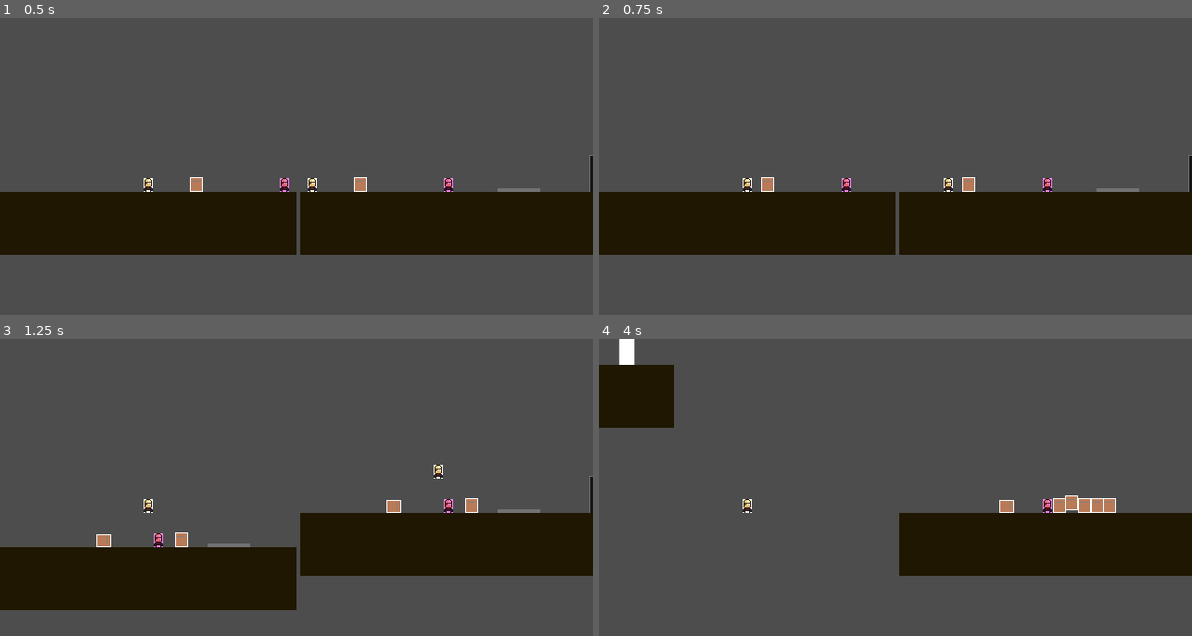
Above: before the commit, frames 1-4 (two rows, left to right).
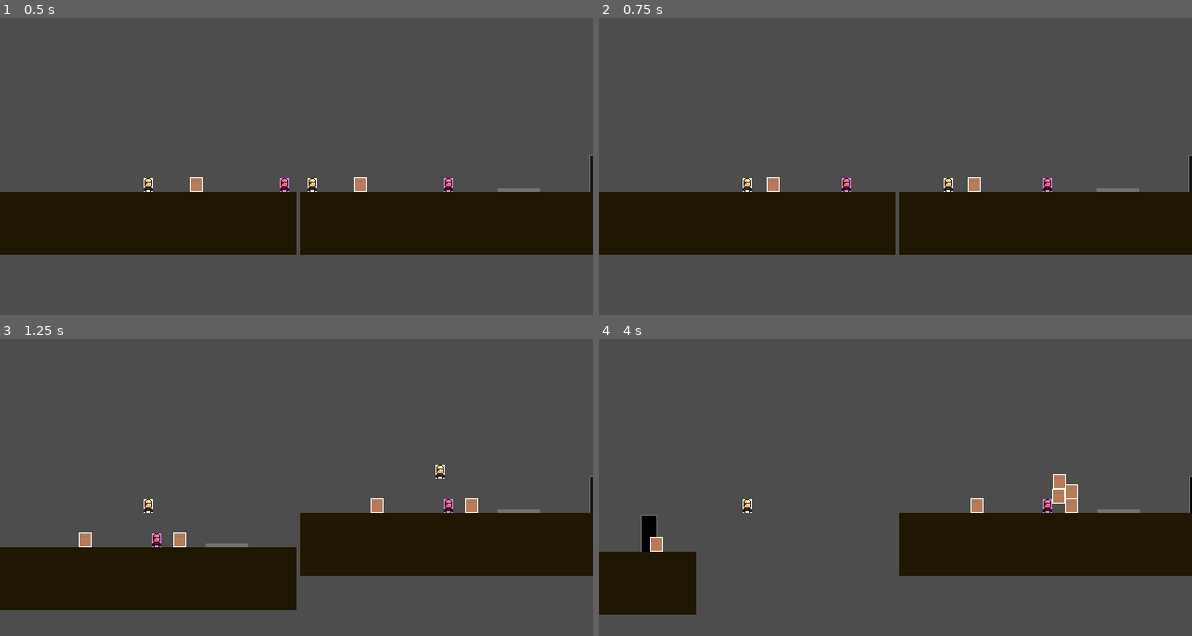
Above: after the commit, the same moments.

Repository: Darr3n2GG/Puzzle-Knights-2P-
Game: Godot game, scene res://Scenes/splitscreen.tscn
Same seed, same stepped clock (60 frames per second), same inputs: the game is played once before the commit and once after it.
Inputs:
- Up to frame 1 (0.5 s): no input
- Up to frame 2 (0.75 s): hold D (1Right) from 0.53 s (still down); tap S (1Attack) at 0.6 s
- Up to frame 3 (1.25 s): keep holding D (1Right); tap W (1Up) at 0.77 s; tap Down (2Place) at 0.8 s
- Up to frame 4 (4 s): tap Down (2Place) at 1.35, 2.3, 2.85, 3.8 s; tap W (1Up) at 1.52, 3.02, 3.77 s; tap S (1Attack) at 1.55, 2.1, 3.05, 3.6 s; release D (1Right) at 2.03 s; hold A (1Left) 2.03-2.78 s; hold D (1Right) from 2.78 s (still down)

Frame 1 is identical in both runs. In frame 2, 0.2% of the frame differs, in the area x 27-65%, y 53-59%; in frame 3, 0.6%; in frame 4, 7.8%, in the area x 0-100%, y 0-93%.

Commit message:
ver 0.27
-fixed issue where dummy script would send debugger msgs stating that they cannot find player hurtbox bc it is queue free'd
- stopped dummy from rotating bc of collision issues

Diff:
--- a/Characters/Players/Player.gd
+++ b/Characters/Players/Player.gd
@@ -5,6 +5,7 @@
 var has_jumped : bool = false
 var placed_block : bool = false
 var direction : int = 1
+var last_detected : Array = []
 const maxcoyotetime : float = 0.2
 const speed : float = 200.0
 const jump_vel : float = -300.0
@@ -46,13 +47,17 @@
 	else:
 		pass
 
+	if controls.player_index == 0 and Input.is_action_just_pressed("1Attack"): #haha bug fixed
+		Attack(1)
+
 	if position.y > 5000:
 		global_position = Vector2(0, 0)
 
 	move_and_slide()
+
 #	update_animation()
-	if controls.player_index == 0 and Input.is_action_just_pressed("1Attack"): #haha bug fixed
-		attack(1)
+
+
 	push_collision()
 
 
@@ -86,15 +91,15 @@
 			var block = load("res://Creature/Dummy.tscn")
 			var block_instance = block.instantiate()
 			block_instance.set_name("block")
-			block_instance.global_position = Vector2(global_position.x + 25 * direction,global_position.y)
+			block_instance.global_position.x = global_position.x + 25 * direction
 			get_owner().add_child(block_instance)
 
 
 
-func attack(attack_damage : int):
-	global.damage = attack_damage #Easier to modify the damage
-	global.knockback = 10 * direction
-	global.p1_attacking = true
+func Attack(attack_damage : int):
+	attack.damage = attack_damage #Easier to modify the damage
+	attack.knockback = 200 * direction
+	attack.p1_attacking = true
 	$Timers/IsAttacking.start() #Currently a place holder code
 
 func _on_player_win(index):
@@ -104,4 +109,4 @@
 #		print("function called")
 
 func _on_is_attacking_timeout():
-	global.p1_attacking = false
+	attack.p1_attacking = false
--- a/Creature/Dummy.gd
+++ b/Creature/Dummy.gd
@@ -7,9 +7,11 @@
 
 
 func _physics_process(_delta):
-	if (weakref(self).get_ref()):
-		if Input.is_action_just_pressed("reset"):
-			global_position = Vector2(0, -50)
+	if Input.is_action_just_pressed("reset"):
+		global_position = Vector2(0, -50)
+	if global_position.y > 100:
+		queue_free()
+	if is_instance_valid(hurtbox):
 		if hurtbox in $Area2D.get_overlapping_areas():
 			p1_attackzone = true
 		else:
@@ -17,17 +19,16 @@
 		damaged()
 
 func damaged():
-	if p1_attackzone and global.p1_attacking:
+	if p1_attackzone and attack.p1_attacking:
 		if can_damaged:
-			health -= global.damage
-			global_position.x += global.knockback
+			health -= attack.damage
+			apply_central_impulse(Vector2(attack.knockback,0))
 			$Damaged_CD.start()
 			can_damaged = false
 			print("Stop vandalism! Barrel health: ", health)
 			if health <= 0:
-				self.queue_free()
+				queue_free()
 				print("I said STOP!!! What have you done?!")
-
 
 func _on_damaged_cd_timeout():
 	can_damaged = true
--- a/Creature/Dummy.tscn
+++ b/Creature/Dummy.tscn
@@ -14,6 +14,7 @@
 collision_mask = 7
 max_contacts_reported = 3
 contact_monitor = true
+lock_rotation = true
 script = ExtResource("1_1ub1h")
 
 [node name="Sprite2D" type="Sprite2D" parent="."]
--- a/Creature/Health Component.gd
+++ b/Creature/Health Component.gd
@@ -8,7 +8,7 @@
 func _ready():
 	health = MaxHealth
 
-func damage(attack : Attack): #Bruh I need to watch another video to know how to fix this, worst tutorial ever
+func damage(Attack : attack): #Bruh I need to watch another video to know how to fix this, worst tutorial ever
 	health -= attack.attack_damage
 	if health <= 0:
 		get_parent().queue_free()
--- a/Resources/Attack.gd
+++ b/Resources/Attack.gd
@@ -1,6 +1,6 @@
 extends Node
+#class for attack
 
-#This scirpt is always loaded. The variable here is for determine player's attack.
 var p1_attacking = false
 var damage : int
 var knockback : int
--- a/Resources/Controls.gd
+++ b/Resources/Controls.gd
@@ -1,5 +1,7 @@
+extends Resource
+
 class_name controls
-extends Resource
+#class for controls
 
 @export var player_index := 0
 @export var left := "1Left"
--- a/project.godot
+++ b/project.godot
@@ -17,7 +17,7 @@
 
 [autoload]
 
-global="*res://Resources/Attack.gd"
+attack="*res://Resources/Attack.gd"
 
 [display]
 
